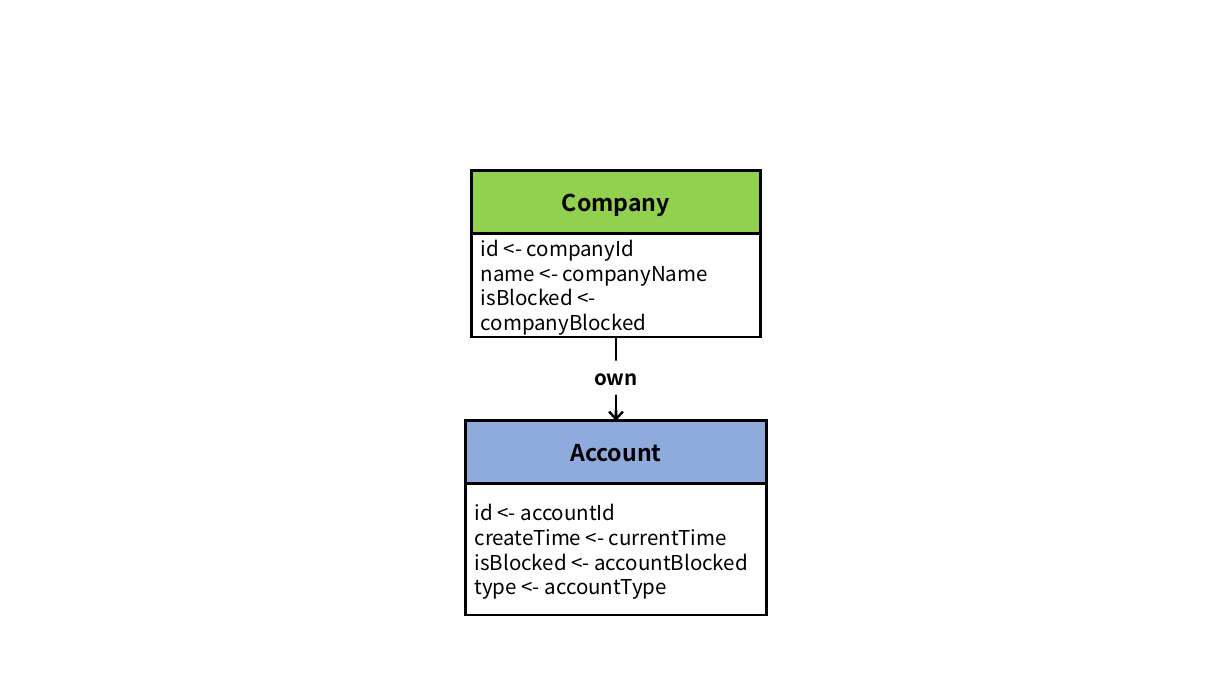
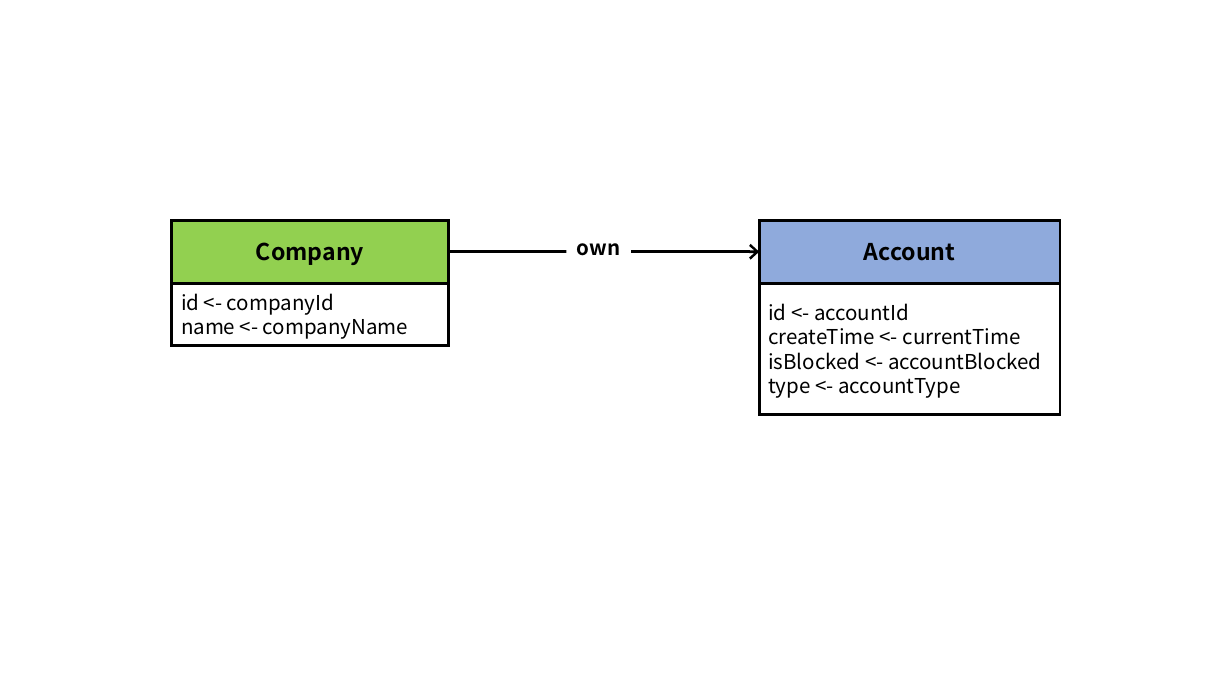
Before and after one commit to ldbc/ldbc_finbench_docs, a slide deck: slide 2 of patterns/transaction-write.pptx. Drawn at 1232x693 pixels with LibreOffice and Linux fonts; fonts in the diff are those of the drawing. Boxes give left, top, right and bottom in pixels: in the first picture for what was removed or moved away, otherwise in the second. Text is boxed around its words. In the diff, an @@ line names an element or a change of style, - is before the commit and + after.

Commit message:
remove isBlocked from Person and Company

```diff
--- a/patterns/transaction-write.pptx
+++ b/patterns/transaction-write.pptx
@@ rectangle "Company": place and size @@
-rectangle "Company" at <box>472,171,761,234</box>
+rectangle "Company" at <box>172,220,448,283</box>
@@ text "own": place and size @@
-text "own" at <box>594,373,637,386</box>
+text "own" at <box>577,243,620,256</box>
@@ rectangle "Account": place and size @@
-rectangle "Account" at <box>466,421,767,484</box>
+rectangle "Account" at <box>760,220,1061,283</box>
@@ arrow added from (448, 251) to (760, 251), #000000 2.25 pt @@
@@ rectangle "id <- companyId": place and size @@
-rectangle "id <- companyId" at <box>472,234,761,337</box>
+rectangle "id <- companyId" at <box>172,283,448,346</box>
@@ text in rectangle at <box>481,288,646,335</box>: paragraph removed @@
-isBlocked <- companyBlocked
@@ rectangle "id <- accountId": place and size @@
-rectangle "id <- accountId" at <box>466,484,767,616</box>
+rectangle "id <- accountId" at <box>760,284,1061,415</box>
@@ arrow removed from (616, 337) to (616, 421) @@
```
Also in this commit, not shown: 1 other slide changed, 15 other files.
